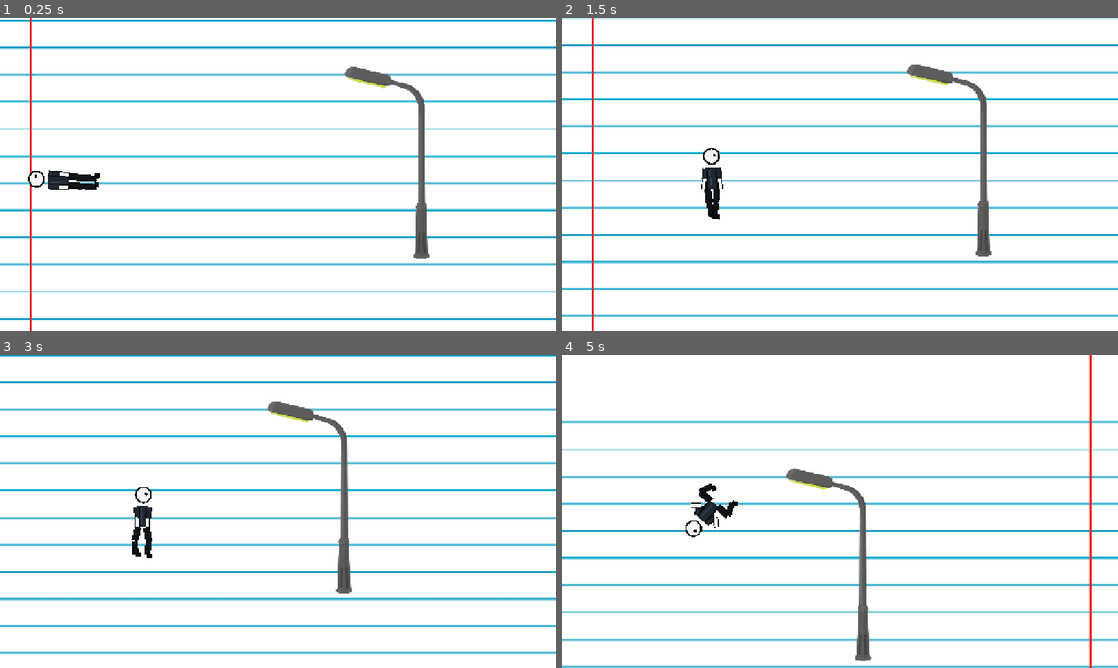
Above: before the commit, frames 1-4 (two rows, left to right).
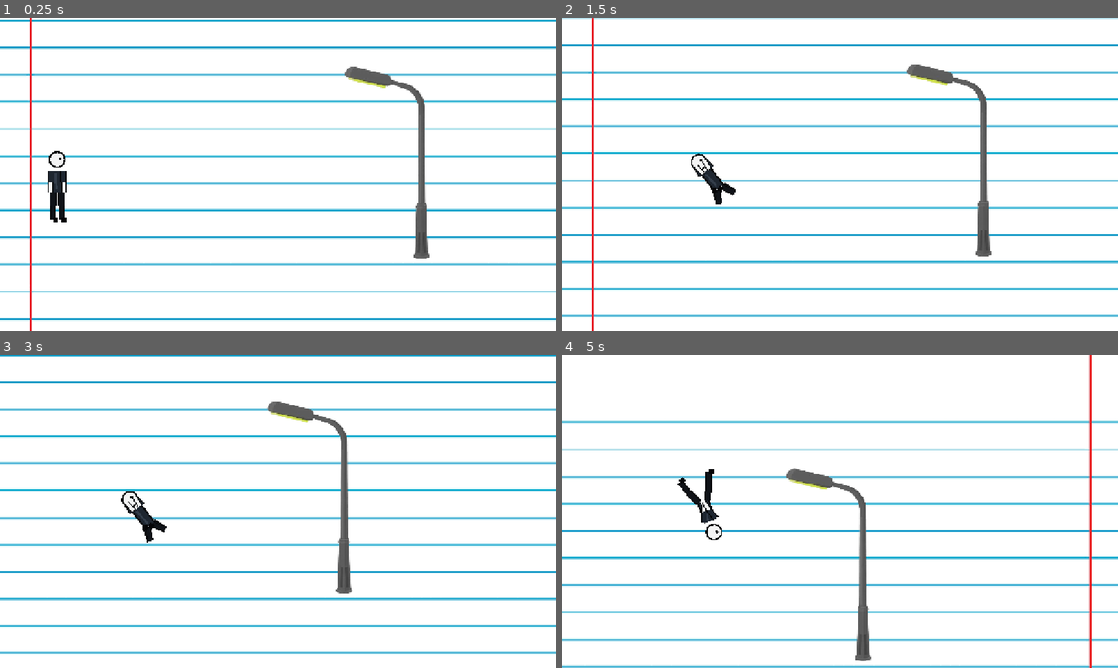
Above: after the commit, the same moments.

Repository: zamuuk13-sketch/TRY-HACKING-ME-NEW-
Game: Godot game, scene res://scenes/main.tscn
Same seed, same stepped clock (60 frames per second), same inputs: the game is played once before the commit and once after it.
Inputs:
- Up to frame 1 (0.25 s): no input
- Up to frame 2 (1.5 s): hold C (crouch) 0.53-1.28 s; hold D (move_right) from 0.53 s (still down); tap Space (jump) at 0.77 s; tap Enter at 1.25 s; tap Shift at 1.35 s
- Up to frame 3 (3 s): tap Space (jump) at 1.52 s; release D (move_right) at 2.03 s; hold A (move_left) 2.03-2.78 s; hold C (crouch) 2.03-2.78 s; hold D (move_right) from 2.78 s (still down); tap Shift at 2.85 s
- Up to frame 4 (5 s): tap Space (jump) at 3.02, 3.77, 4.52 s; hold C (crouch) 3.53-4.28 s; release D (move_right) at 4.28 s; hold A (move_left) from 4.28 s (still down); tap Shift at 4.35 s

The runs differ from the first frame. In frame 1, 0.7% of the frame differs, in the area x 5-18%, y 42-66%; in frame 2, 0.5%; in frame 3, 0.5%; in frame 4, 0.7%.

Commit message:
Fix player animation state transitions and sprint lock

Diff:
--- a/scripts/player_controller.gd
+++ b/scripts/player_controller.gd
@@ -25,6 +25,7 @@
 	modulate = Color.WHITE
 	self_modulate = Color.WHITE
 	z_index = 100
+	_reset_pose()
 	_play_state("idle")
 
 func _physics_process(delta: float) -> void:
@@ -62,20 +63,45 @@
 		next_state = "crouch"
 	elif abs(velocity.x) > 15.0:
 		next_state = "run" if is_sprinting else "walk"
+
 	if next_state != animation_state:
 		_play_state(next_state)
 
 func _update_facing() -> void:
+	if visual_root == null:
+		return
 	visual_root.scale.x = abs(visual_root.scale.x) * facing_direction
+
+func _reset_pose() -> void:
+	visual_root.position = Vector2.ZERO
+	visual_root.rotation = 0.0
+	$Rig/VisualRoot/ThighL.rotation = 0.0
+	$Rig/VisualRoot/ThighL/ShinL.rotation = 0.0
+	$Rig/VisualRoot/ThighR.rotation = 0.0
+	$Rig/VisualRoot/ThighR/ShinR.rotation = 0.0
+	$Rig/VisualRoot/UpperArmL.rotation = 0.0
+	$Rig/VisualRoot/UpperArmL/ForearmL.rotation = 0.0
+	$Rig/VisualRoot/UpperArmR.rotation = 0.0
+	$Rig/VisualRoot/UpperArmR/ForearmR.rotation = 0.0
 
 func _play_state(state: String) -> void:
 	animation_state = state
+
+	# The run resource previously contained only a scale track. That track fought
+	# with the facing code and made sprinting look frozen. Run now uses the same
+	# authored walk animation at a higher speed.
 	var clip := "walk" if state == "run" else state
 	if not animation_player.has_animation(clip):
 		clip = "idle"
-	animation_player.play(clip, 0.12 if clip != "idle" else 0.18)
+
+	# Stop the previous clip before switching. This prevents an old pose from
+	# surviving when entering a state whose animation does not key every limb.
+	animation_player.stop()
+	if state == "idle":
+		_reset_pose()
+	animation_player.play(clip, 0.10 if state != "idle" else 0.16)
 	animation_player.speed_scale = 1.0
 	if state == "walk":
 		animation_player.speed_scale = max(walk_cycle_fps / 12.0, 0.01)
 	elif state == "run":
-		animation_player.speed_scale = 1.35
+		animation_player.speed_scale = max((walk_cycle_fps / 12.0) * 1.35, 0.01)
